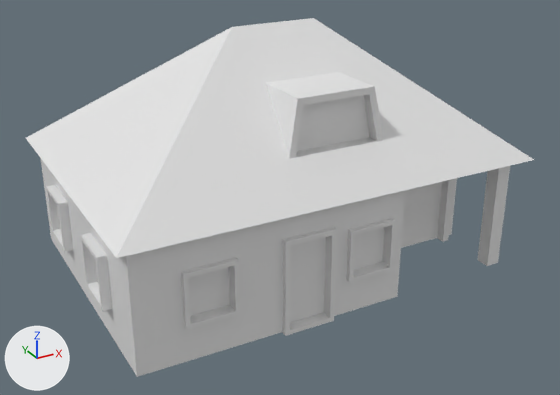
The glTF model assets/golden_scene/city_v20/family_house_02.glb, before and after one commit.
One viewpoint serves both versions: a 50 mm camera at (-2.46, -4.61, 2.73) aimed at (-0.01, -0.17, 0.51). Every picture has the same lights, and +X, +Y and +Z are marked at lower left. The picture after the commit comes second. Where no turn or scale is listed for an object, it has been applied to the vertices.

Names of what the first picture shows: 'house3_baked_Cube.045'.
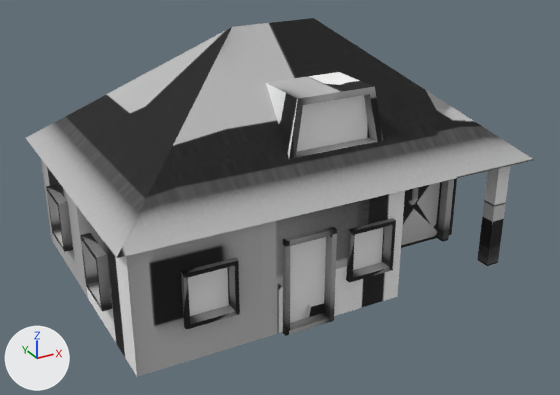
The newer file is also turned or shifted as a whole; pictures and numbers use the older file's frame.

Patch to the scene script:
```diff
--- a/assets/golden_scene/city_v20/family_house_02.glb.py
+++ b/assets/golden_scene/city_v20/family_house_02.glb.py
@@ img_ao_house3 @@
+img_ao_house3 = load_image('ao_house3', '_unpacked/ao_house3', 512, 512, 'sRGB')
@@ mat_v20baked @@
+mat_v20baked = principled_material('V20Baked')
+mat_v20baked.texture = img_ao_house3
+mat_v20baked.roughness = 0.76
@@ me_house3_baked_cube_045 @@
 me_house3_baked_cube_045.from_pydata(...)  # 220 vertices, 340 faces; spans x -1.33..1.63, y -0.88..1.27, z -0.65..1.07
+me_house3_baked_cube_045.materials.append(mat_v20baked)  # picture img_ao_house3
```

Location of each change, [x1, y1, x2, y2] in pixels of the pictures (560 x 395 px):
'house3_baked_Cube.045', recoloured (white to grey)
    both: [26, 18, 534, 377]
